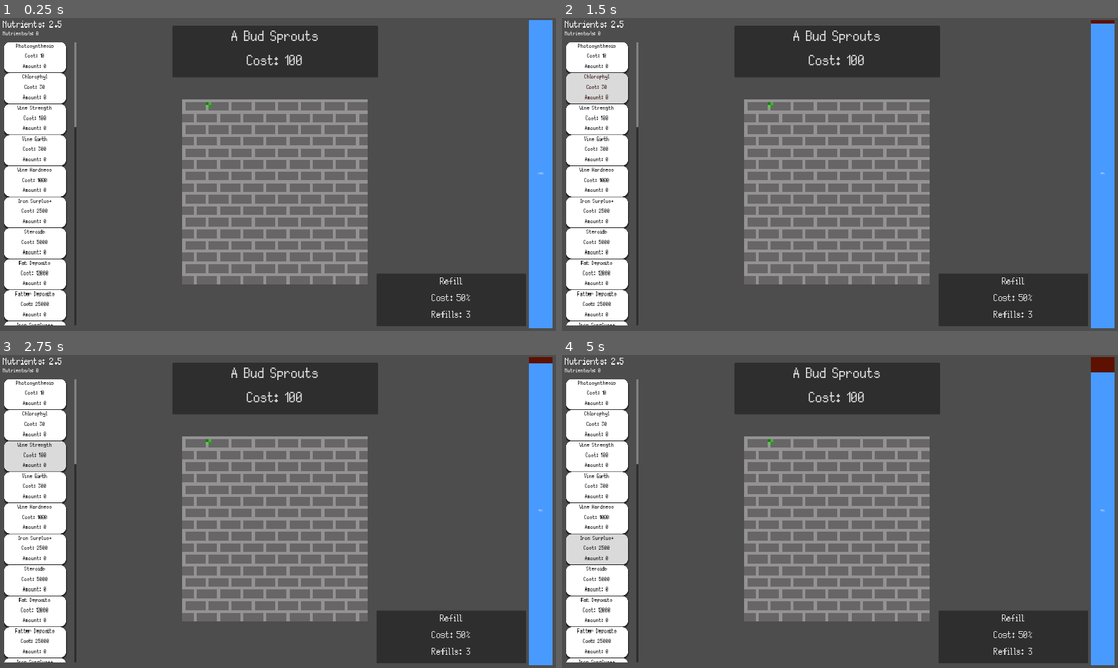
Above: before the commit, frames 1-4 (two rows, left to right).
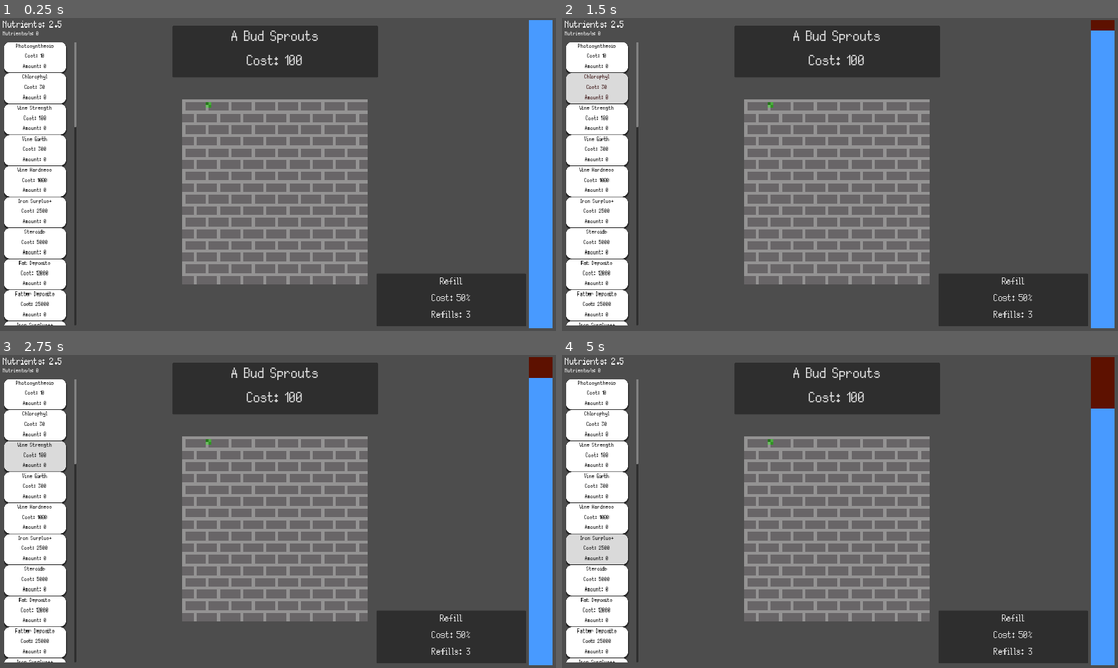
Above: after the commit, the same moments.

Repository: phoenix-of-dawn/dingo-gamejam-2025
Game: Godot game, scene res://Scenes/main.tscn
The game is run twice, just before and just after one commit, with the same random seed, the same clock (stepped at 60 frames per second) and the same inputs. This scene is started directly instead of the project's main scene.
Inputs:
- Up to frame 1 (0.25 s): no input
- Up to frame 2 (1.5 s): click "Photosynthesis Cost: 10 Amoun…" at 0.5 s; click "Chlorophyl Cost: 30 Amount: 0" at 1.25 s
- Up to frame 3 (2.75 s): click "Vine Strength Cost: 100 Amoun…" at 2 s
- Up to frame 4 (5 s): click "Vine Girth Cost: 300 Amount: 0" at 2.75 s; click "Vine Hardness Cost: 1000 Amou…" at 3.5 s; click "Iron Surplus+ Cost: 2500 Amou…" at 4.25 s

The runs differ from the first frame. In frame 1, less than 0.1% of the frame differs, in the area x 96-98%, y 49-50%; in frame 2, 0.1%; in frame 3, 0.2%; in frame 4, 0.5%, in the area x 95-100%, y 5-50%.

Commit message:
Water refill fix

Diff:
--- a/dingo-gamejam/Scenes/water.tscn
+++ b/dingo-gamejam/Scenes/water.tscn
@@ -26,9 +26,11 @@
 offset_bottom = 1071.0
 theme_override_styles/background = SubResource("StyleBoxFlat_gyahv")
 theme_override_styles/fill = SubResource("StyleBoxFlat_k4aew")
-value = 100.0
+max_value = 30.0
+value = 30.0
 rounded = true
 fill_mode = 3
+show_percentage = false
 
 [node name="Timer" type="Timer" parent="."]
 autostart = true
--- a/dingo-gamejam/Scripts/water.gd
+++ b/dingo-gamejam/Scripts/water.gd
@@ -16,6 +16,7 @@
 func _on_vine_grown(_cost: float) -> void:
 	water_progress.value = 100
 	refill_uses = 3
+	button.disabled = true
 	update_button()
 
 
